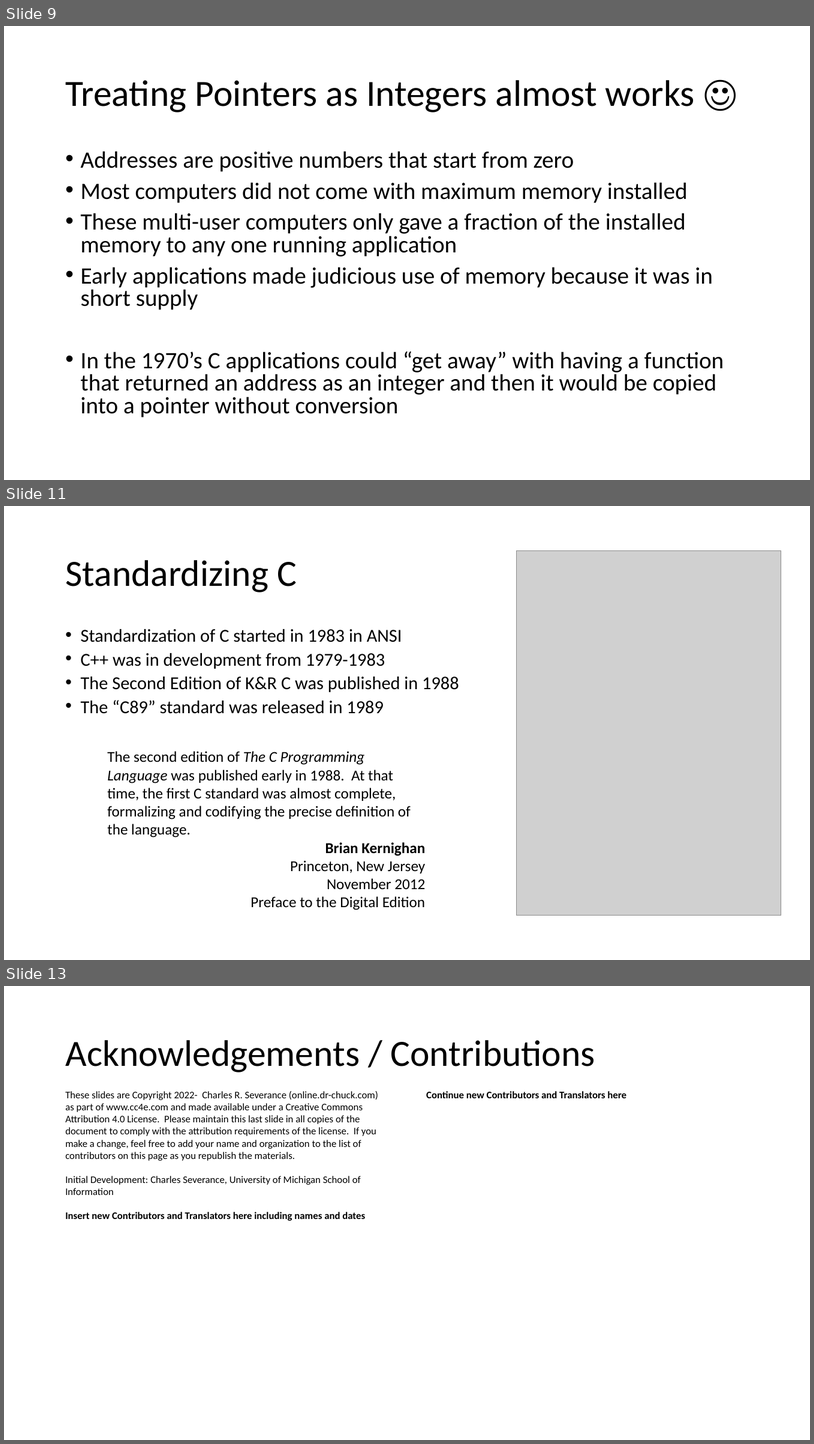
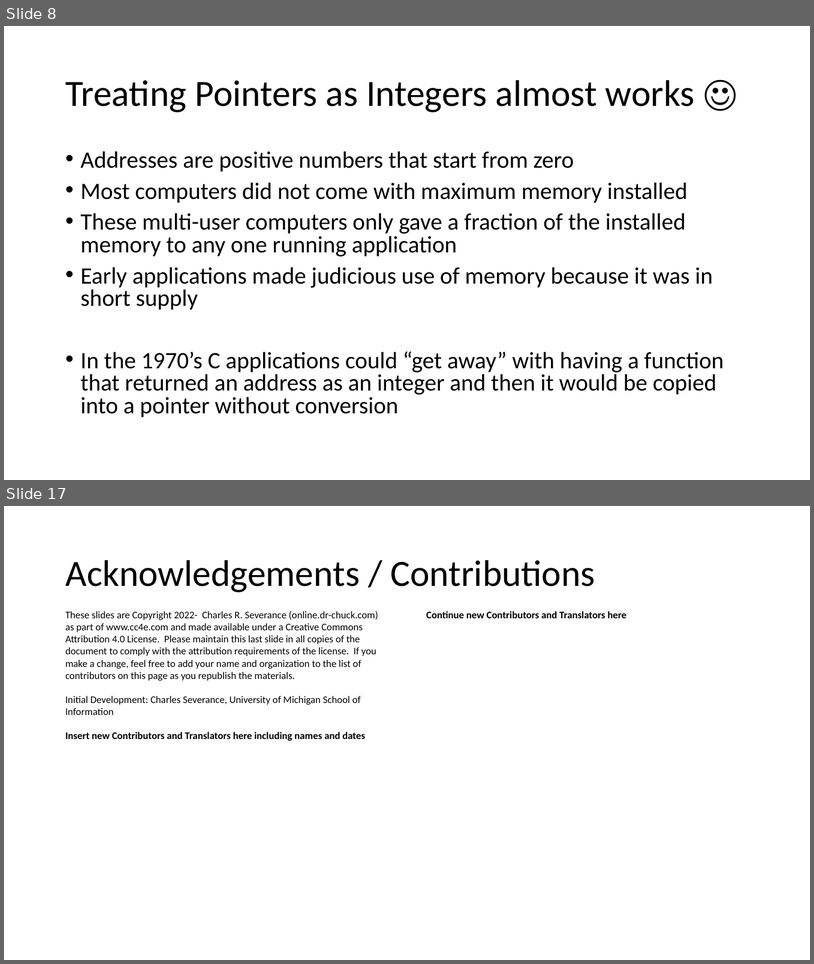
Before and after one commit to csev/cc4e, a slide deck: lectures/KR-5.pptx. Shown one above the other, each under a label of ours: slides 9, 11 and 13 before the commit, slides 8 and 17 after it; the slides between them are not shown. The pictures are 814x1444 and 814x964 pixels, drawn with LibreOffice and Linux fonts; fonts in the diff are those of the drawing; grey boxes stand for pictures. Boxes give left, top, right and bottom in pixels: in the first picture for what was removed or moved away, otherwise in the second. Text is boxed around its words. In the diff, an @@ line names an element or a change of style, - is before the commit and + after.

```diff
--- a/lectures/KR-5.pptx
+++ b/lectures/KR-5.pptx
@@ slide 11 removed at box(4, 506, 810, 960), background #FFFFFF @@
@@ picture removed at box(517, 551, 782, 916) @@
@@ title removed at box(65, 560, 297, 592) @@
-Standardizing C
@@ text removed at box(81, 629, 459, 714) @@
-• Standardization of C started in 1983 in ANSI
-• C++ was in development from 1979-1983
-• The Second Edition of K&R C was published in 1988
-• The “C89” standard was released in 1989
@@ text removed at box(107, 751, 425, 910) @@
-The second edition of The C Programming Language was published early in 1988. At that time, the first C standard was almost complete, formalizing and codifying the precise definition of the language.
-Brian Kernighan
-Princeton, New Jersey
-November 2012
-Preface to the Digital Edition
@@ what was slide 9 is now slide 8 @@
@@ what was slide 13 is now slide 17 @@
```
Also in this commit, not shown: 4 slides changed, 5 slides added, 2 other files.
